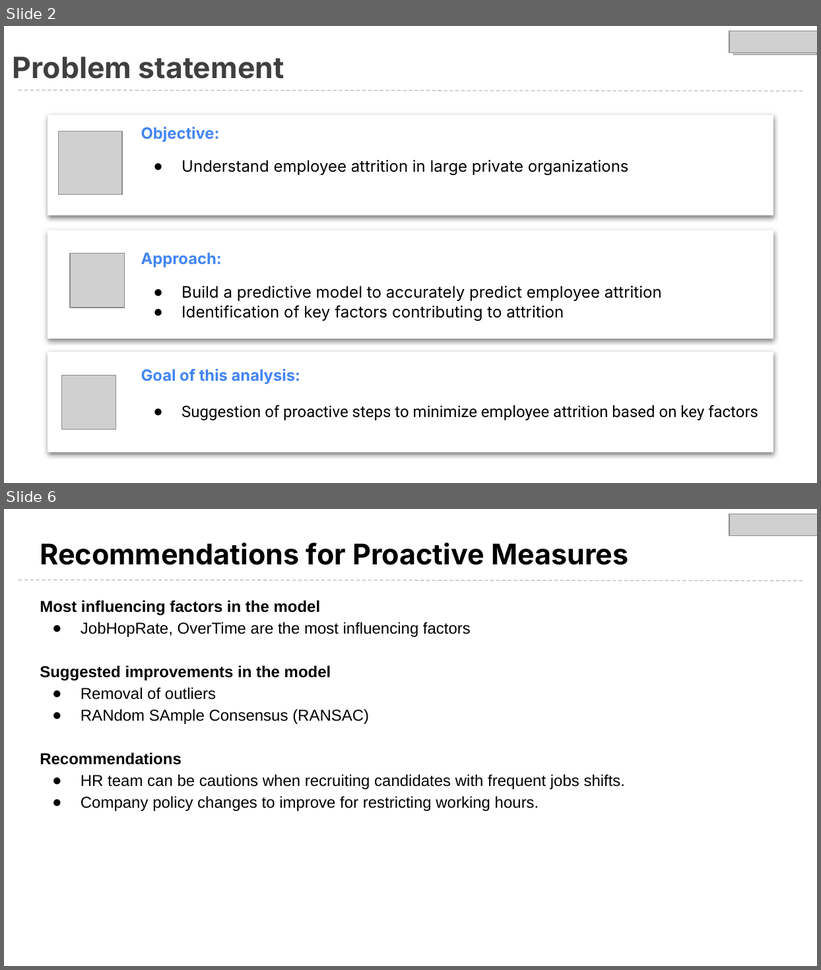
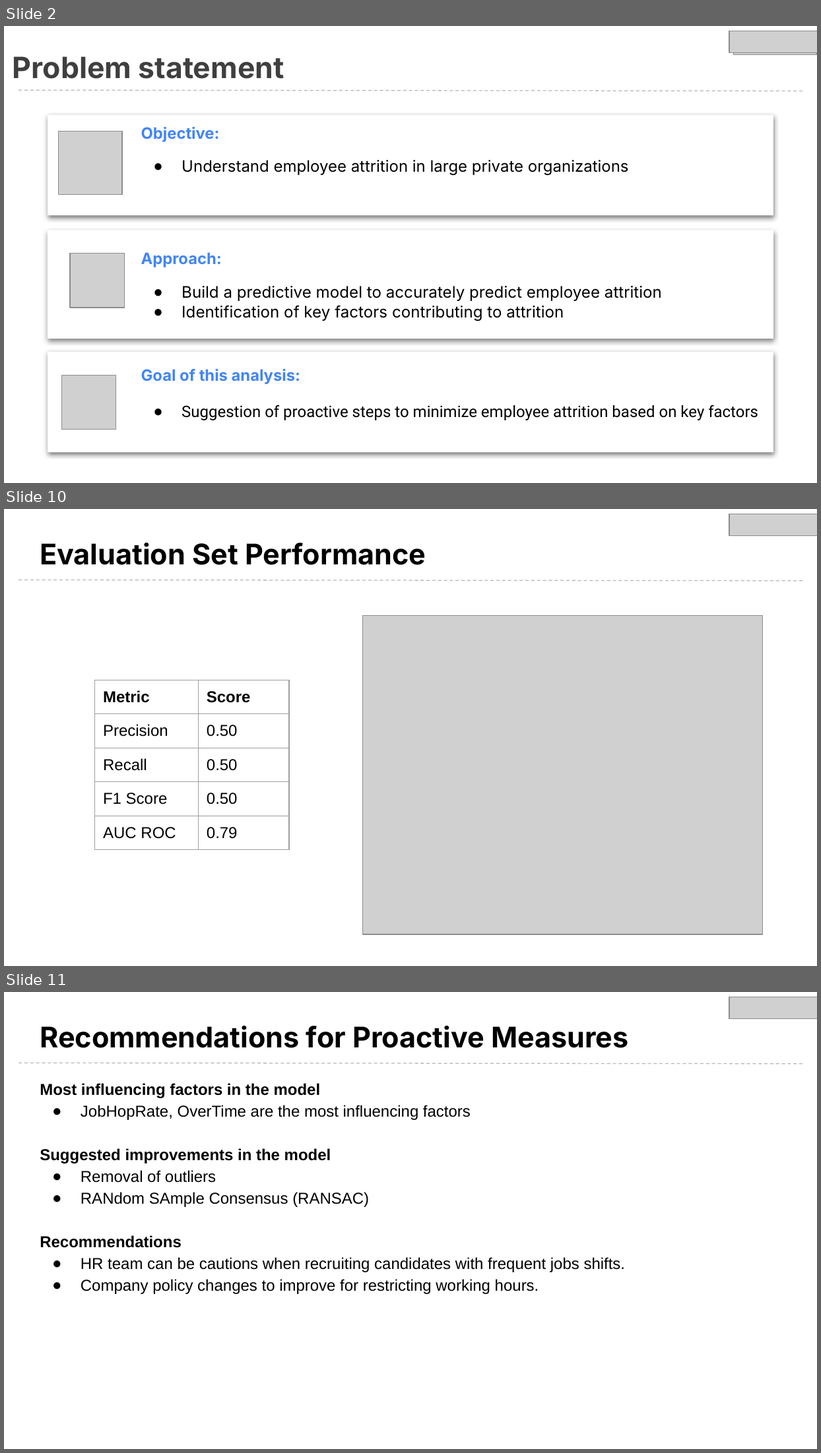
Before and after one commit to ShivamJDS/attrition-predictor, a slide deck: taoiq.pptx. Shown one above the other, each under a label of ours: slides 2 and 6 before the commit, slides 2, 10 and 11 after it; the slides between them are not shown. The pictures are 821x970 and 821x1453 pixels, drawn with LibreOffice and Linux fonts; fonts in the diff are those of the drawing; grey boxes stand for pictures; background and template pictures are left out. Boxes give left, top, right and bottom in pixels: in the first picture for what was removed or moved away, otherwise in the second. Text is boxed around its words. In the diff, an @@ line names an element or a change of style, - is before the commit and + after.

```diff
--- a/taoiq.pptx
+++ b/taoiq.pptx
@@ slide 10 added at [4,509,817,966], background picture (left out) @@
@@ picture added at [729,514,817,536] @@
@@ title added at [40,543,426,565], 25.2 pt, text #000000, bold @@
+Evaluation Set Performance
@@ line added from (19, 580) to (805, 580), #B7B7B7 0.75 pt dashed @@
@@ picture added at [362,615,762,934] @@
@@ table added at [95,680,289,947], 5 rows, 2 columns @@
+Metric | Score
+Precision | 0.50
+Recall | 0.50
+F1 Score | 0.50
+AUC ROC | 0.79
@@ what was slide 6 is now slide 11 @@
```
Also in this commit, not shown: 3 slides changed, 7 other slides added, 5 slides removed, 2 other files.
